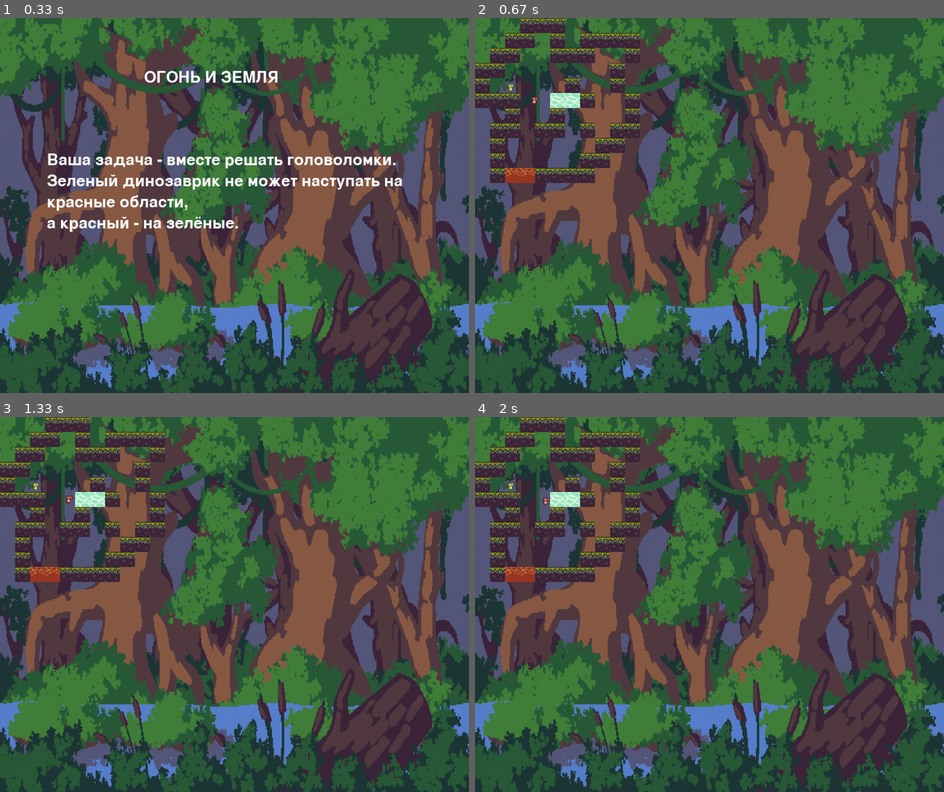
Above: before the commit, frames 1-4 (two rows, left to right).
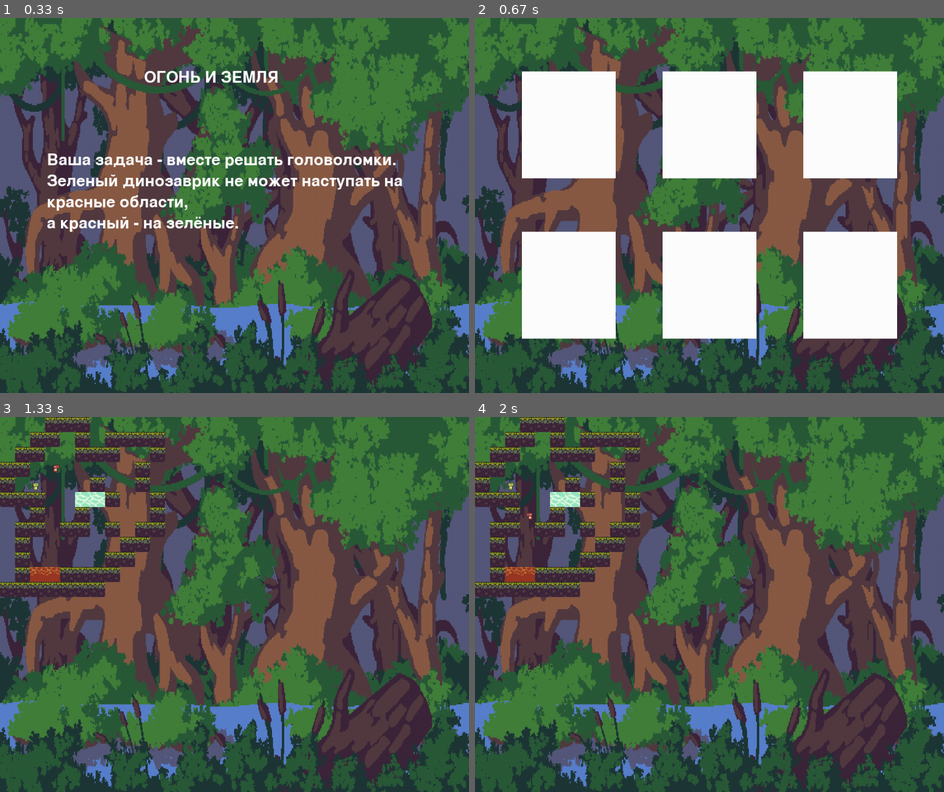
Above: after the commit, the same moments.

Repository: Irtak1utka/Project-on-YL-on-pygame
Game: pygame game, started from main.py
Same seed, same stepped clock (60 frames per second), same inputs: the game is played once before the commit and once after it.
Inputs:
- Up to frame 1 (0.33 s): no input
- Up to frame 2 (0.67 s): hold Right from 0.33 s (still down)
- Up to frame 3 (1.33 s): release Right at 0.8 s; hold Up 0.83-1.13 s; hold Right from 1.17 s (still down)
- Up to frame 4 (2 s): release Right at 1.63 s; hold Left from 1.67 s (still down)

Frame 1 is identical in both runs. In frame 2, 38% of the frame differs, in the area x 0-90%, y 0-86%; in frame 3, 0.7%; in frame 4, 0.7%.

Commit message:
доработала смерть персонажа + заготовка экрана с выбором уровней

Diff:
--- /dev/null
+++ b/levels/level1.txt
@@ -0,0 +1,12 @@
+...###
+..##.#.####
+.##..###..#
+##.......#
+#.GR..#..#
+###..gg#..#
+..#..#....#
+.##.##.#.##
+.#......##
+.#.....##
+.#rr####
+#######
--- a/level1.txt
+++ b/levels/level2.txt
@@ -8,4 +8,4 @@
 .##.##.#.##
 .#......##
 .#.....##
-.#rr####
+.#rg####
--- /dev/null
+++ b/levels/level3.txt
@@ -0,0 +1,11 @@
+...###
+..##.#.####
+.##..###..#
+##.......#
+#.RG..#..#
+###..gg#..#
+..#..#....#
+.##.##.#.##
+.#......##
+.#.....##
+.#rr####
--- /dev/null
+++ b/levels/level4.txt
@@ -0,0 +1,11 @@
+...###
+..##.#.####
+.##..###..#
+##.......#
+#.GR..#..#
+###..rr#..#
+..#..#....#
+.##.##.#.##
+.#......##
+.#.....##
+.#gg####
--- /dev/null
+++ b/levels/level5.txt
@@ -0,0 +1,11 @@
+...###
+..##.#.####
+.##..###..#
+##.......#
+#.GR..#..#
+###..###..#
+..#..#....#
+.##.##.#.##
+.#......##
+.#.....##
+.#rr####
--- /dev/null
+++ b/levels/level6.txt
@@ -0,0 +1,11 @@
+...###
+..##.#.####
+.##..###..#
+##.......#
+#.GR..#..#
+###..gg#..#
+..#..#....#
+.##.##.#.##
+.#......##
+.#.....##
+.#rrrrr####
--- a/main.py
+++ b/main.py
@@ -13,6 +13,9 @@
 wall_group = pygame.sprite.Group()
 spikes_group = pygame.sprite.Group()
 player_group = pygame.sprite.Group()
+
+levels = ['levels/level1.txt', 'levels/level2.txt', 'levels/level3.txt', 'levels/level4.txt', 'levels/level5.txt',
+          'levels/level6.txt']
 
 
 def terminate():
@@ -29,6 +32,27 @@
     # or return tuple: (Surface, Rect)
     # return rot_sprite, rot_sprite.get_rect()
 
+
+def levels_screen():
+    lvl_width, lvl_height = WIDTH // 5, HEIGHT // 3.5
+    fon = pygame.transform.scale(load_image('sprites/Background.png'), (WIDTH, HEIGHT))
+    screen.blit(fon, (0, 0))
+    x1, y1 = lvl_width // 2, lvl_height // 2
+    for i in range(7):
+        pygame.draw.rect(screen, 'white', (x1, y1, lvl_width, lvl_height))
+        x1 += round(lvl_width * 1.5)
+        if i == 3:
+            y1 += round(lvl_height * 1.5)
+            x1 = lvl_width // 2
+
+    while True:
+        for event in pygame.event.get():
+            if event.type == pygame.QUIT:
+                terminate()
+            elif event.type == pygame.KEYDOWN or event.type == pygame.MOUSEBUTTONDOWN:
+                return game_screen(levels[0])
+        pygame.display.flip()
+        clock.tick(FPS)
 
 def start_screen():
     intro_text = ["                       ОГОНЬ И ЗЕМЛЯ", "", '', '',
@@ -57,7 +81,7 @@
                 terminate()
             elif event.type == pygame.KEYDOWN or \
                     event.type == pygame.MOUSEBUTTONDOWN:
-                return game_screen("level1.txt")
+                return levels_screen()
         pygame.display.flip()
         clock.tick(FPS)
 
@@ -117,12 +141,12 @@
 
 
 def game_screen(file_path):
-    generate_level("level1.txt")
+    generate_level("levels/level1.txt")
     while True:
         for event in pygame.event.get():
             if event.type == pygame.QUIT:
                 terminate()
-            elif event.type == pygame.KEYDOWN and player_group.sprites():
+            elif event.type == pygame.KEYDOWN and player_group.sprites() and not player_group.sprites()[0].get_death():
                 player_group.update()
             elif player_group.sprites() and (
                     player_group.sprites()[0].get_death() or player_group.sprites()[1].get_death()):
@@ -136,23 +160,36 @@
         clock.tick(FPS)
 
 
-
 def death_screen():
+    pygame.time.wait(500)
     for sprite in all_sprites:
         sprite.kill()
-    pygame.time.wait(500)
-
+    fon = pygame.transform.scale(load_image('sprites/Background.png'), (WIDTH, HEIGHT))
+    screen.blit(fon, (0, 0))
+    pygame.draw.rect(screen, 'white', (100, 100, 800, 600))
+    intro_text = ["                          ВЫ ПРОИГРАЛИ", "", '', '',
+                  "Не забывайте, что зеленый динозаврик",
+                  "не может ходить по лаве, а красный",
+                  "не может ходить по воде."]
+    font = pygame.font.Font(None, 50)
+    text_coord = 100
+    for line in intro_text:
+        string_rendered = font.render(line, 1, pygame.Color('black'))
+        intro_rect = string_rendered.get_rect()
+        text_coord += 10
+        intro_rect.top = text_coord
+        intro_rect.x = 150
+        text_coord += intro_rect.height
+        screen.blit(string_rendered, intro_rect)
     while True:
         for event in pygame.event.get():
             if event.type == pygame.QUIT:
                 terminate()
-            elif event.type == (pygame.KEYDOWN or pygame.MOUSEBUTTONDOWN):
-                return game_screen('level1.txt')
-        fon = pygame.transform.scale(load_image('sprites/Background.png'), (WIDTH, HEIGHT))
-        screen.blit(fon, (0, 0))
-        pygame.draw.rect(screen, 'white', (100, 100, 400, 500))
+            elif event.type == pygame.MOUSEBUTTONDOWN:
+                return game_screen('levels/level1.txt')
         pygame.display.flip()
         clock.tick(FPS)
+
 
 tile_width = tile_height = 32
 
